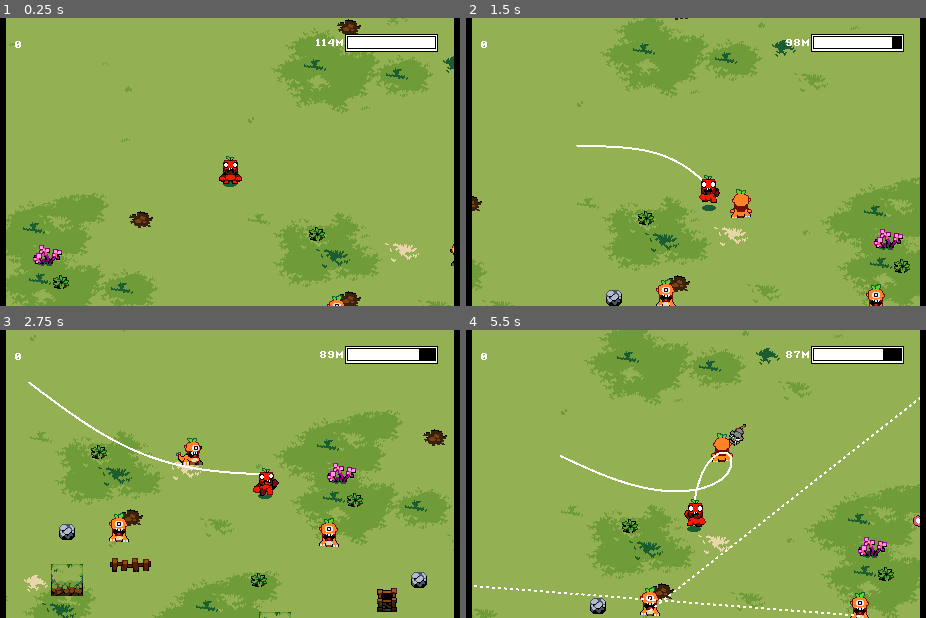
Above: before the commit, frames 1-4 (two rows, left to right).
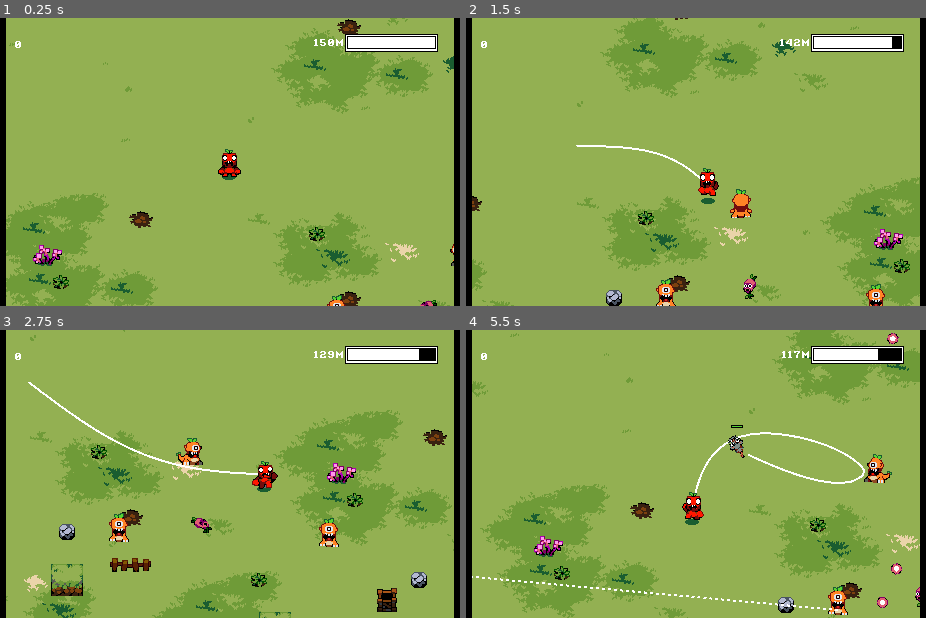
Above: after the commit, the same moments.

Repository: elementary-luke/GMTK2025
Game: Godot game, scene res://scenes/main.tscn
The game is run twice, just before and just after one commit, with the same random seed, the same clock (stepped at 60 frames per second) and the same inputs. This scene is started directly instead of the project's main scene.
Inputs:
- Up to frame 1 (0.25 s): no input
- Up to frame 2 (1.5 s): hold Right (right) 0.53-1.28 s; tap Space (main_action) at 0.6, 1.35 s; hold Down (down) from 1.28 s (still down)
- Up to frame 3 (2.75 s): release Down (down) at 2.03 s; hold Right (right) from 2.03 s (still down); tap Space (main_action) at 2.1 s
- Up to frame 4 (5.5 s): release Right (right) at 2.78 s; hold Up (up) 2.78-3.53 s; tap Space (main_action) every 0.75 s from 2.85 to 5.1 s; hold Left (left) 3.53-5.03 s; hold Down (down) from 5.03 s (still down)

The runs differ from the first frame. In frame 1, 0.5% of the frame differs, in the area x 47-95%, y 7-100%; in frame 2, 0.6%; in frame 3, 0.6%; in frame 4, 31%, in the area x 1-99%, y 0-100%.

Commit message:
ammo red

Diff:
--- a/scenes/bullet.tscn
+++ b/scenes/enemies/blaster_bullet.tscn
@@ -1,7 +1,7 @@
 [gd_scene load_steps=4 format=3 uid="uid://dav7cfea6hwnc"]
 
-[ext_resource type="Script" uid="uid://bcdci8wo7nsex" path="res://scripts/bullet.gd" id="1_y25gk"]
-[ext_resource type="Texture2D" uid="uid://becuafk43s22g" path="res://sprites/Enemies/orange_bullet.png" id="2_y25gk"]
+[ext_resource type="Script" uid="uid://bcdci8wo7nsex" path="res://scripts/blaster_bullet.gd" id="1_uw2es"]
+[ext_resource type="Texture2D" uid="uid://becuafk43s22g" path="res://sprites/Enemies/orange_bullet.png" id="2_ws26a"]
 
 [sub_resource type="RectangleShape2D" id="RectangleShape2D_85g3d"]
 size = Vector2(10, 10)
@@ -9,10 +9,10 @@
 [node name="Bullet" type="CharacterBody2D"]
 collision_layer = 8
 collision_mask = 5
-script = ExtResource("1_y25gk")
+script = ExtResource("1_uw2es")
 
 [node name="Sprite2D" type="Sprite2D" parent="."]
-texture = ExtResource("2_y25gk")
+texture = ExtResource("2_ws26a")
 
 [node name="CollisionShape2D" type="CollisionShape2D" parent="."]
 shape = SubResource("RectangleShape2D_85g3d")
--- a/scenes/enemies/carrot_blaster.tscn
+++ b/scenes/enemies/carrot_blaster.tscn
@@ -1,6 +1,6 @@
 [gd_scene load_steps=54 format=3 uid="uid://c1ae22bap0hcf"]
 
-[ext_resource type="Script" uid="uid://dlyd2m2tfcc5w" path="res://scenes/enemies/carrot_blaster.gd" id="1_7l2yr"]
+[ext_resource type="Script" uid="uid://dlyd2m2tfcc5w" path="res://scripts/carrot_blaster.gd" id="1_7l2yr"]
 [ext_resource type="Texture2D" uid="uid://bpxlrpum2k0kc" path="res://sprites/Enemies/CarrotBlaster/attack_back.png" id="2_7l2yr"]
 [ext_resource type="Texture2D" uid="uid://cbe8j5yqau7xo" path="res://sprites/Enemies/CarrotBlaster/attack_front.png" id="3_11wc3"]
 [ext_resource type="Texture2D" uid="uid://bj266rr6as42i" path="res://sprites/Enemies/CarrotBlaster/attack_side.png" id="4_gvh7j"]
@@ -351,7 +351,7 @@
 [sub_resource type="RectangleShape2D" id="RectangleShape2D_ie068"]
 size = Vector2(12, 19)
 
-[node name="Node2D" type="CharacterBody2D"]
+[node name="CarrotBlastor" type="CharacterBody2D"]
 z_index = 1
 collision_layer = 2
 script = ExtResource("1_7l2yr")
--- /dev/null
+++ b/scenes/enemies/carrot_bullet.tscn
@@ -0,0 +1,19 @@
+[gd_scene load_steps=4 format=3 uid="uid://bhg33atkbwimn"]
+
+[ext_resource type="Script" uid="uid://cevm5vaaly8j1" path="res://scripts/carrot_bullet.gd" id="1_e86yl"]
+[ext_resource type="Texture2D" uid="uid://ctyk4h383dnvc" path="res://sprites/Enemies/PeaShooter/pink_bullet.png" id="2_aw6yn"]
+
+[sub_resource type="CircleShape2D" id="CircleShape2D_8gdk0"]
+radius = 5.38516
+
+[node name="CarrotBullet" type="CharacterBody2D"]
+z_index = 2
+collision_layer = 8
+collision_mask = 5
+script = ExtResource("1_e86yl")
+
+[node name="Sprite2D" type="Sprite2D" parent="."]
+texture = ExtResource("2_aw6yn")
+
+[node name="CollisionShape2D" type="CollisionShape2D" parent="."]
+shape = SubResource("CircleShape2D_8gdk0")
--- a/scenes/enemies/enemy_bullet.tscn
+++ /dev/null
@@ -1,19 +0,0 @@
-[gd_scene load_steps=4 format=3 uid="uid://bkeyyjdt6tiho"]
-
-[ext_resource type="Script" uid="uid://cid45syt3w6ek" path="res://scenes/enemies/enemy_bullet.gd" id="1_8gdk0"]
-[ext_resource type="Texture2D" uid="uid://ctyk4h383dnvc" path="res://sprites/Enemies/PeaShooter/pink_bullet.png" id="1_uhr6c"]
-
-[sub_resource type="CircleShape2D" id="CircleShape2D_8gdk0"]
-radius = 5.38516
-
-[node name="EnemyBullet" type="CharacterBody2D"]
-z_index = 2
-collision_layer = 8
-collision_mask = 5
-script = ExtResource("1_8gdk0")
-
-[node name="Sprite2D" type="Sprite2D" parent="."]
-texture = ExtResource("1_uhr6c")
-
-[node name="CollisionShape2D" type="CollisionShape2D" parent="."]
-shape = SubResource("CircleShape2D_8gdk0")
--- /dev/null
+++ b/scenes/enemies/peashooter_bullet.tscn
@@ -0,0 +1,19 @@
+[gd_scene load_steps=4 format=3 uid="uid://bkeyyjdt6tiho"]
+
+[ext_resource type="Script" uid="uid://cid45syt3w6ek" path="res://scripts/peashooter_bullet.gd" id="1_ae3pb"]
+[ext_resource type="Texture2D" uid="uid://ctyk4h383dnvc" path="res://sprites/Enemies/PeaShooter/pink_bullet.png" id="2_o6slc"]
+
+[sub_resource type="CircleShape2D" id="CircleShape2D_8gdk0"]
+radius = 5.38516
+
+[node name="PeashooterBullet" type="CharacterBody2D"]
+z_index = 2
+collision_layer = 8
+collision_mask = 5
+script = ExtResource("1_ae3pb")
+
+[node name="Sprite2D" type="Sprite2D" parent="."]
+texture = ExtResource("2_o6slc")
+
+[node name="CollisionShape2D" type="CollisionShape2D" parent="."]
+shape = SubResource("CircleShape2D_8gdk0")
--- a/scenes/enemies/spin_bullet.tscn
+++ b/scenes/enemies/spin_bullet.tscn
@@ -1,6 +1,6 @@
 [gd_scene load_steps=4 format=3 uid="uid://c3n88y2p4kmb7"]
 
-[ext_resource type="Script" uid="uid://cid45syt3w6ek" path="res://scenes/enemies/enemy_bullet.gd" id="1_r7fmx"]
+[ext_resource type="Script" uid="uid://bgnt1r4qxiriw" path="res://scripts/spin_bullet.gd" id="1_r7fmx"]
 [ext_resource type="Texture2D" uid="uid://ctyk4h383dnvc" path="res://sprites/Enemies/PeaShooter/pink_bullet.png" id="2_da0ks"]
 
 [sub_resource type="CircleShape2D" id="CircleShape2D_8gdk0"]
--- a/scenes/main.tscn
+++ b/scenes/main.tscn
@@ -20,6 +20,7 @@
 [ext_resource type="AudioStream" uid="uid://dsjyasruj72uu" path="res://sounds/sfx/ice effects/Ice Attack 08.wav" id="16_0ld40"]
 [ext_resource type="AudioStream" uid="uid://dq717q6ttgf2i" path="res://sounds/sfx/grass_walking.wav" id="16_jbj1t"]
 [ext_resource type="PackedScene" uid="uid://c1ae22bap0hcf" path="res://scenes/enemies/carrot_blaster.tscn" id="17_muem4"]
+[ext_resource type="PackedScene" uid="uid://dn3q2af72x1yf" path="res://scenes/enemies/peashooterspin.tscn" id="21_yc10j"]
 
 [sub_resource type="AtlasTexture" id="AtlasTexture_mlv25"]
 atlas = ExtResource("7_gqmmt")
@@ -642,17 +643,17 @@
 position_smoothing_enabled = true
 
 [node name="AnimatedSprite2D" type="AnimatedSprite2D" parent="Player"]
-position = Vector2(0, -2)
+position = Vector2(-1, -9)
 sprite_frames = SubResource("SpriteFrames_a8y0u")
 animation = &"idle_forward"
 
 [node name="CollisionShape2D" type="CollisionShape2D" parent="Player"]
-position = Vector2(0, 7.5)
+position = Vector2(-1, 0.5)
 shape = SubResource("RectangleShape2D_0wfyh")
 
 [node name="Sprite2D" type="Sprite2D" parent="Player"]
 z_index = -1
-position = Vector2(0, 22)
+position = Vector2(-1, 15)
 texture = ExtResource("8_85g3d")
 
 [node name="WalkSoundPlayer" type="AudioStreamPlayer2D" parent="Player"]
@@ -689,5 +690,8 @@
 [node name="Node2D" parent="." instance=ExtResource("17_muem4")]
 position = Vector2(244, 96)
 
+[node name="PeaShooterSpin" parent="." instance=ExtResource("21_yc10j")]
+position = Vector2(196, 143)
+
 [connection signal="timeout" from="Player/ShakeTimer" to="Player" method="_on_shake_timer_timeout"]
 [connection signal="timeout" from="ScissorTimer" to="." method="_on_scissor_timer_timeout"]
--- a/scripts/blaster.gd
+++ b/scripts/blaster.gd
@@ -1,6 +1,6 @@
 extends CharacterBody2D
 
-var bullet = preload("res://scenes/bullet.tscn")
+var bullet_scn = preload("res://scenes/enemies/blaster_bullet.tscn")
 var bullet_speed = 10.0
 var charging_up = false
 var warning_time = 0.2
@@ -55,7 +55,7 @@
 	await get_tree().create_timer(warning_time / 4.0).timeout
 	$Line2D.show()
 
-	var inst = bullet.instantiate()
+	var inst = bullet_scn.instantiate()
 	inst.position = global_position
 
 
@@ -91,7 +91,7 @@
 
 
 func predicted_player_position():
-	var inst = bullet.instantiate()
+	var inst = bullet_scn.instantiate()
 	inst.position = global_position
 
 	var p = Global.Player
--- a/scripts/bullet.gd
+++ b/scripts/blaster_bullet.gd
@@ -3,6 +3,7 @@
 var dir = Vector2(1.0, 0.0)
 var speed = 5.0 # change in blaster
 var stun_time = 1.0
+var rope_dmg = 10
 
 func _physics_process(delta: float) -> void:
 	look_at(dir)
@@ -11,4 +12,7 @@
 		queue_free()
 		var body = coll.get_collider()
 		if body == Global.Player:
-			body.stun(stun_time)
+			body.stun(stun_time, rope_dmg)
+
+	if global_position.distance_to(Global.player_position) > Global.despawn_distance:
+		queue_free()
--- a/scenes/enemies/carrot_blaster.gd
+++ b/scripts/carrot_blaster.gd
@@ -1,7 +1,7 @@
 extends CharacterBody2D
 
 const SPEED = 50.0
-
+var bullet_scn = preload("res://scenes/enemies/carrot_bullet.tscn")
 var rope_value = 10.0
 var dir: Vector2
 var last_dir: String
@@ -77,7 +77,8 @@
 
 		await get_tree().create_timer(0.45).timeout
 
-		var bullet = load("res://scenes/enemies/enemy_bullet.tscn").instantiate()
+		var bullet = bullet_scn.instantiate()
+		bullet.dir = (Global.player_position - global_position).angle()
 		bullet.global_position = global_position
 		get_tree().current_scene.add_child(bullet)
 
--- /dev/null
+++ b/scripts/carrot_bullet.gd
@@ -0,0 +1,28 @@
+extends CharacterBody2D
+
+var starting_position : Vector2
+var dir : float
+var stun_time = 0.4
+var rope_dmg = 4
+
+var bullet_speed = 1.0
+
+# Called when the node enters the scene tree for the first time.
+func _ready() -> void:
+	starting_position = global_position
+
+func _process(delta: float) -> void:
+	position += Vector2(bullet_speed * cos(dir), bullet_speed * sin(dir))
+
+func _physics_process(delta: float) -> void:
+	var d = Vector2(cos(dir), sin(dir))
+	look_at(d)
+	var coll = move_and_collide(Vector2(cos(dir), sin(dir)) * bullet_speed)
+	if coll:
+		queue_free()
+		var body = coll.get_collider()
+		if body == Global.Player:
+			body.stun(stun_time, rope_dmg)
+
+		if global_position.distance_to(Global.player_position) > Global.despawn_distance:
+			queue_free()
--- a/scripts/global.gd
+++ b/scripts/global.gd
@@ -4,6 +4,8 @@
 var Player
 var Rope
 
+
+var despawn_distance = 500.0 # how far away a bullet is before it despawns
 var score = 0.0
 var rope_used = 0.0
 var time_lived = 0.0
--- a/scripts/main.gd
+++ b/scripts/main.gd
@@ -29,10 +29,17 @@
 	var bar = $UI/AmmoPivot
 	bar.scale.x = lerp(bar.scale.x, percentage_left, 0.1)
 	var label = $UI/AmmoLabel
-	var amount_meters = ceil(lerp(0, 100, percentage_left))
-	rope_shown = ceil(lerp(rope_shown, amount_meters, 0.1))
+	#var amount_meters = ceil(lerp(0, 100, percentage_left))
+	rope_shown = ceil(lerp(rope_shown, $Player.rope_left , 0.1))
 	#print(percentage_left, rope_shown, amount_meters)
 	label.text = str(int(rope_shown)) + "m"
 
 	score_shown = ceil(lerp(score_shown, Global.score, 0.1))
 	$UI/ScoreLabel.text = str(int(score_shown))
+	$UI/AmmoPivot/AmmoPoly.modulate.g = lerp($UI/AmmoPivot/AmmoPoly.modulate.g, 1.0, 0.2)
+	$UI/AmmoPivot/AmmoPoly.modulate.b = lerp($UI/AmmoPivot/AmmoPoly.modulate.b, 1.0, 0.2)
+
+
+func ammo_red():
+	$UI/AmmoPivot/AmmoPoly.modulate.g = 0.0
+	$UI/AmmoPivot/AmmoPoly.modulate.b = 0.0
--- a/scripts/peashooter.gd
+++ b/scripts/peashooter.gd
@@ -1,5 +1,6 @@
 extends CharacterBody2D
 
+var bullet_scn = preload("res://scenes/enemies/peashooter_bullet.tscn")
 const SPEED = 300.0
 const JUMP_VELOCITY = -400.0
 
@@ -17,7 +18,7 @@
 
 	if current_frame == 4 and previous_frame != 4:
 		if (Global.player_position - global_position).length() < 300.0:
-			var bullet = load("res://scenes/enemies/enemy_bullet.tscn").instantiate()
+			var bullet = bullet_scn.instantiate()
 			bullet.global_position = global_position
 			bullet.dir = (Global.player_position - global_position).angle()
 			get_tree().current_scene.add_child(bullet)
--- /dev/null
+++ b/scripts/peashooter_bullet.gd
@@ -0,0 +1,28 @@
+extends CharacterBody2D
+
+var starting_position : Vector2
+var dir : float
+var stun_time = 0.4
+var rope_dmg = 3
+
+var bullet_speed = 2.5
+
+# Called when the node enters the scene tree for the first time.
+func _ready() -> void:
+	starting_position = global_position
+
+func _process(delta: float) -> void:
+	position += Vector2(bullet_speed * cos(dir), bullet_speed * sin(dir))
+
+func _physics_process(delta: float) -> void:
+	var d = Vector2(cos(dir), sin(dir))
+	look_at(d)
+	var coll = move_and_collide(Vector2(cos(dir), sin(dir)) * bullet_speed)
+	if coll:
+		queue_free()
+		var body = coll.get_collider()
+		if body == Global.Player:
+			body.stun(stun_time, rope_dmg)
+
+		if global_position.distance_to(Global.player_position) > Global.despawn_distance:
+			queue_free()
--- a/scripts/peashooterspin.gd
+++ b/scripts/peashooterspin.gd
@@ -1,5 +1,6 @@
 extends CharacterBody2D
 
+var bullet_scn = preload("res://scenes/enemies/spin_bullet.tscn")
 const SPEED = 300.0
 const JUMP_VELOCITY = -400.0
 
@@ -28,7 +29,7 @@
 		var dir = randf_range(0.0, 2*PI)
 		for i in range(0, 10):
 			await get_tree().create_timer(0.03).timeout
-			var bullet = load("res://scenes/enemies/spin_bullet.tscn").instantiate()
+			var bullet = bullet_scn.instantiate()
 			bullet.global_position = global_position
 			bullet.dir = dir
 			get_tree().current_scene.add_child(bullet)
--- a/scripts/player.gd
+++ b/scripts/player.gd
@@ -113,18 +113,23 @@
 
 		$AnimatedSprite2D.play(anim_name)
 
-func stun(time):
+func stun(time, rope_reduction):
 	if can_be_stunned:
 		can_be_stunned = false
 		stunned = true
 		$ShakeTimer.start()
 		$AudioStreamPlayer2D.play()
 		$AnimatedSprite2D.play("frozen")
+		Global.Root.ammo_red()
+		reduce_rope(rope_reduction)
+
 		await get_tree().create_timer(time).timeout
 		$ShakeTimer.stop()
 		stunned = false
 		await get_tree().create_timer(stun_invincibility_dur).timeout
 		can_be_stunned = true
+
+
 
 func _on_shake_timer_timeout() -> void:
 	var random_vector = Vector2(randf_range(0,2), randf_range(0,2))
@@ -135,3 +140,7 @@
 func add_rope(amount):
 	rope_left += amount
 	rope_left = min(rope_left, max_rope)
+
+func reduce_rope(amount):
+	rope_left -= amount
+	rope_left = max(rope_left, 0)
--- a/scenes/enemies/enemy_bullet.gd
+++ b/scripts/spin_bullet.gd
@@ -3,6 +3,7 @@
 var starting_position : Vector2
 var dir : float
 var stun_time = 0.4
+var rope_dmg = 3
 
 var bullet_speed = 1.0
 
@@ -21,4 +22,7 @@
 		queue_free()
 		var body = coll.get_collider()
 		if body == Global.Player:
-			body.stun(stun_time)
+			body.stun(stun_time, rope_dmg)
+
+	if global_position.distance_to(Global.player_position) > Global.despawn_distance:
+		queue_free()
Not shown: 1 places in scenes/main.tscn that only renumber resources
Renamed: scripts/bullet.gd.uid -> scripts/blaster_bullet.gd.uid
Renamed: scenes/enemies/carrot_blaster.gd.uid -> scripts/carrot_blaster.gd.uid
Not shown, added: scripts/carrot_bullet.gd.uid
Renamed: scenes/enemies/enemy_bullet.gd.uid -> scripts/peashooter_bullet.gd.uid
Not shown, added: scripts/spin_bullet.gd.uid
